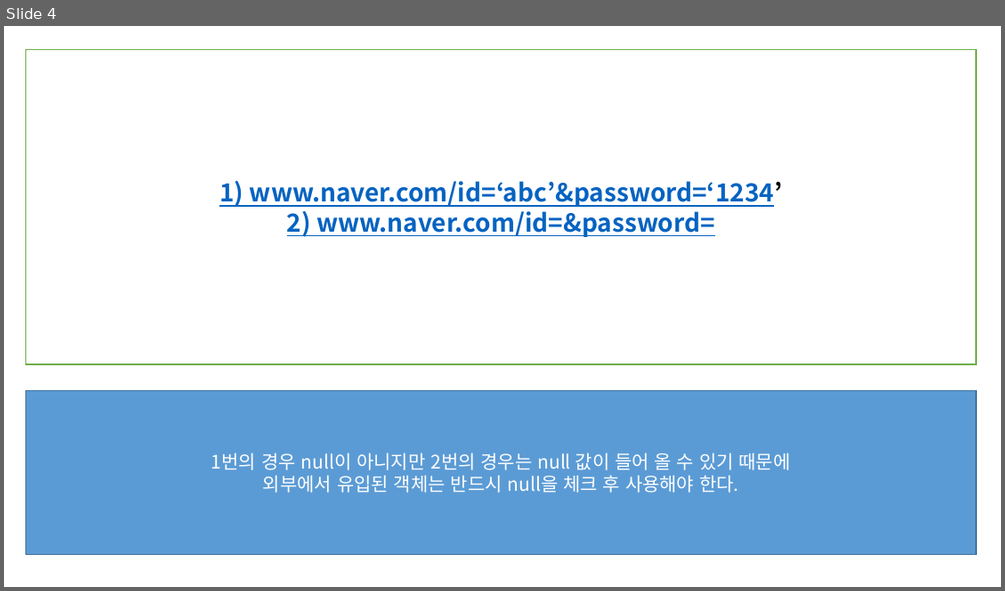
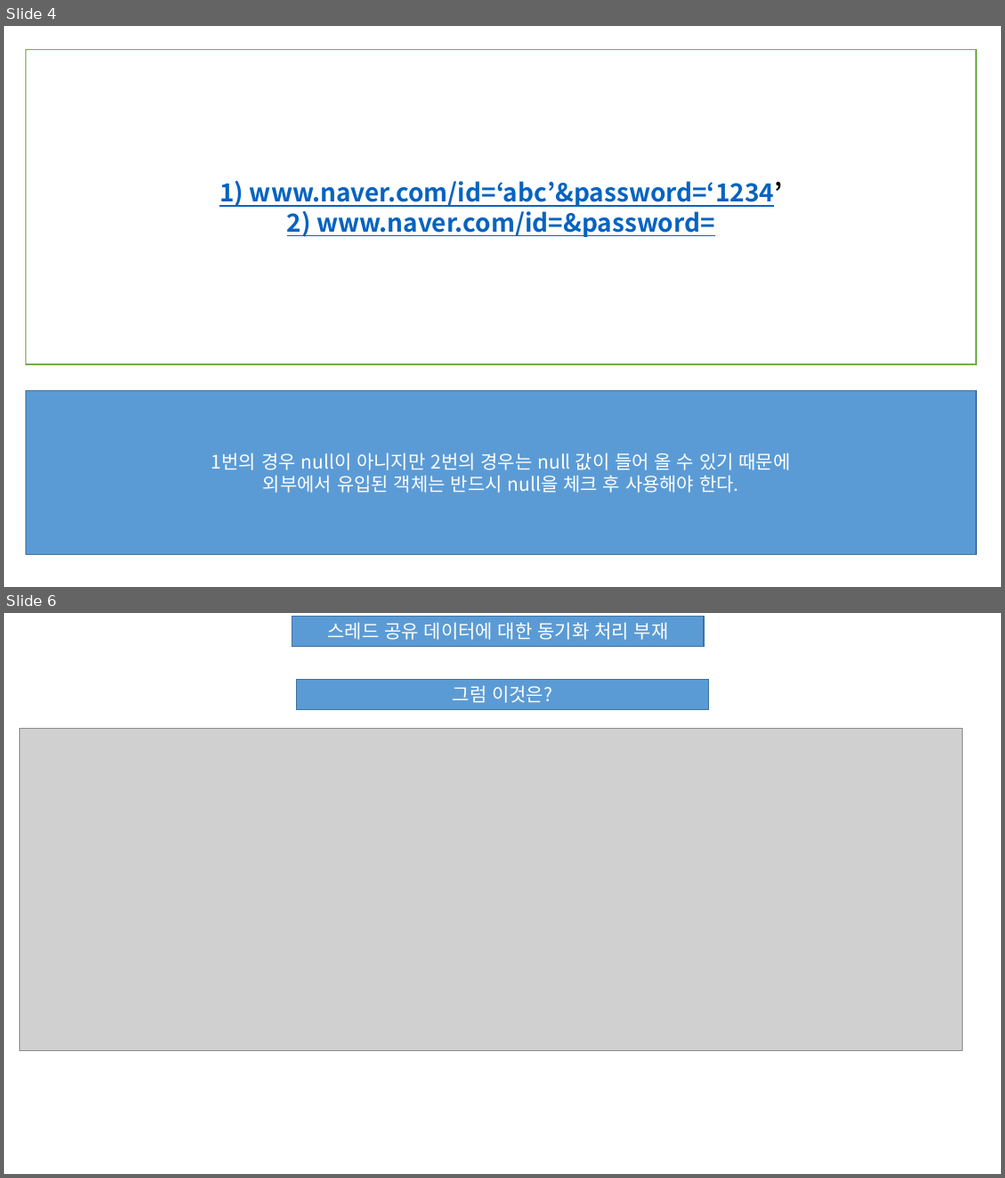
Before and after one commit to djawlths3/cafe24_security_study_4group, a slide deck: security/2.발표자료/chapter5/안전하지않은코딩스타일.pptx. Shown one above the other, each under a label of ours: slide 4 before the commit, slides 4 and 6 after it; the slides between them are not shown. The pictures are 1005x591 and 1005x1178 pixels, drawn with LibreOffice and Linux fonts; fonts in the diff are those of the drawing; grey boxes stand for pictures. Boxes give left, top, right and bottom in pixels: in the first picture for what was removed or moved away, otherwise in the second. Text is boxed around its words. In the diff, an @@ line names an element or a change of style, - is before the commit and + after.

```diff
--- a/security/2.발표자료/chapter5/안전하지않은코딩스타일.pptx
+++ b/security/2.발표자료/chapter5/안전하지않은코딩스타일.pptx
@@ slide 6 added at (4, 613, 1001, 1174), background #FFFFFF @@
@@ rectangle added at (291, 616, 704, 647), fill #5B9BD5, outline #43739E 1 pt, 18 pt, text #FFFFFF @@
+스레드 공유 데이터에 대한 동기화 처리 부재
@@ rectangle added at (297, 679, 708, 709), fill #5B9BD5, outline #43739E 1 pt, 18 pt, text #FFFFFF @@
+그럼 이것은?
@@ picture added at (20, 728, 962, 1051) @@
```
Also in this commit, not shown: 4 other slides added.
